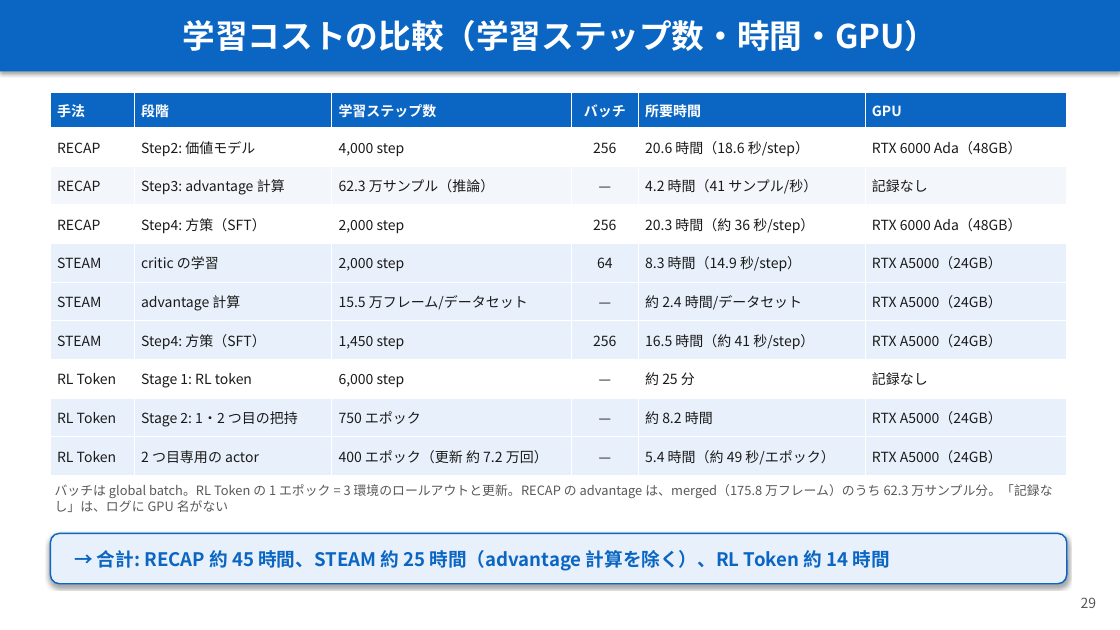
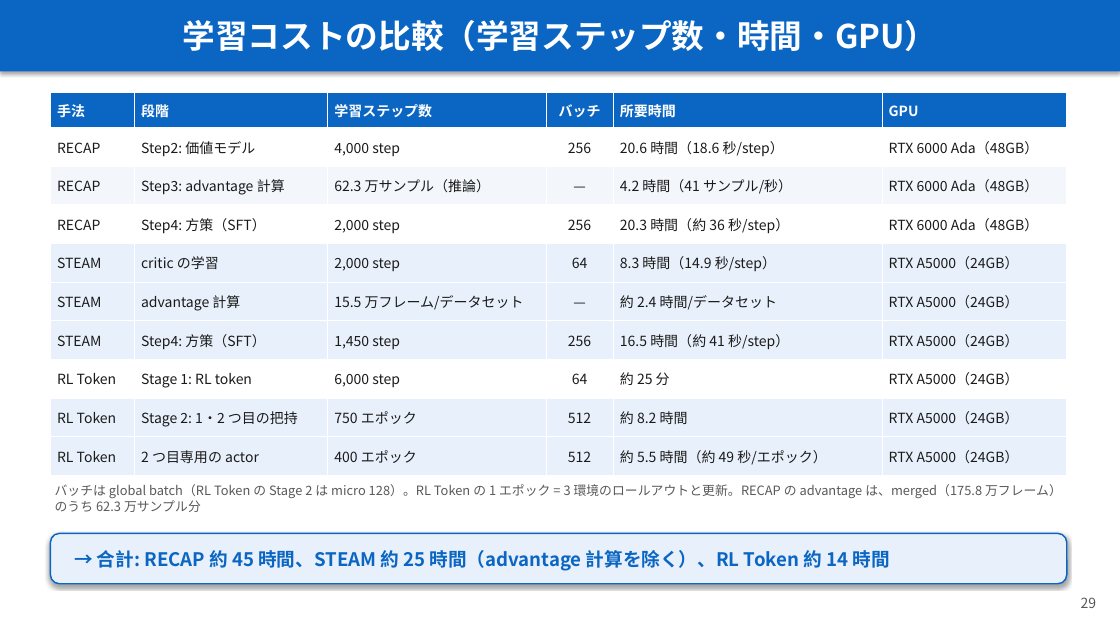
Before and after one commit to Junhand/libero_RL, a slide deck: slide 29 of docs/RECAP_STEAM_RLToken.pptx. Drawn at 1120x630 pixels with LibreOffice and Linux fonts; fonts in the diff are those of the drawing. Boxes give left, top, right and bottom in pixels: in the first picture for what was removed or moved away, otherwise in the second. Text is boxed around its words. In the diff, an @@ line names an element or a change of style, - is before the commit and + after.

```diff
--- a/docs/RECAP_STEAM_RLToken.pptx
+++ b/docs/RECAP_STEAM_RLToken.pptx
@@ table at <box>50,92,1067,476</box> @@
-row 3, column 6: 記録なし
+row 3, column 6: RTX 6000 Ada（48GB）
-row 8, column 4: —
+row 8, column 4: 64
-row 8, column 6: 記録なし
+row 8, column 6: RTX A5000（24GB）
-row 9, column 4: —
+row 9, column 4: 512
-row 10: RL Token | 2 つ目専用の actor | 400 エポック（更新 約 7.2 万回） | — | 5.4 時間（約 49 秒/エポック） | RTX A5000（24GB）
+row 10: RL Token | 2 つ目専用の actor | 400 エポック | 512 | 約 5.5 時間（約 49 秒/エポック） | RTX A5000（24GB）
@@ text at <box>55,484,1062,512</box>: text changed @@
-バッチは global batch。RL Token の 1 エポック = 3 環境のロールアウトと更新。RECAP の advantage は、merged（175.8 万フレーム）のうち 62.3 万サンプル分。「記録なし」は、ログに GPU 名がない
+バッチは global batch（RL Token の Stage 2 は micro 128）。RL Token の 1 エポック = 3 環境のロールアウトと更新。RECAP の advantage は、merged（175.8 万フレーム）のうち 62.3 万サンプル分
```
Also in this commit, not shown: 8 other slides changed, 1 other file.
